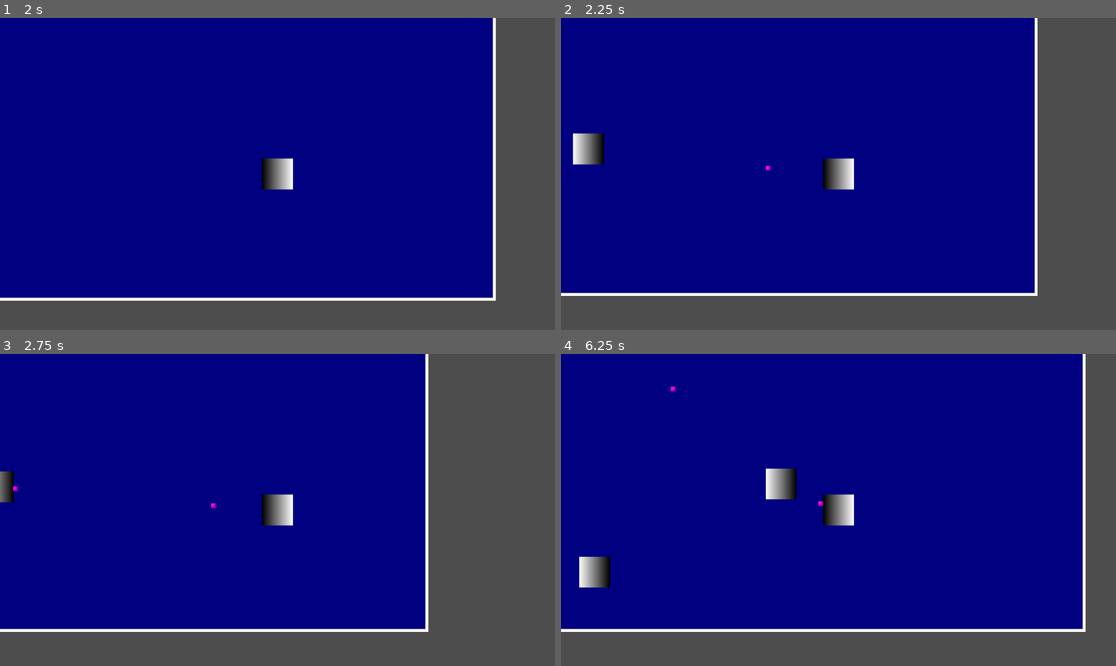
Above: before the commit, frames 1-4 (two rows, left to right).
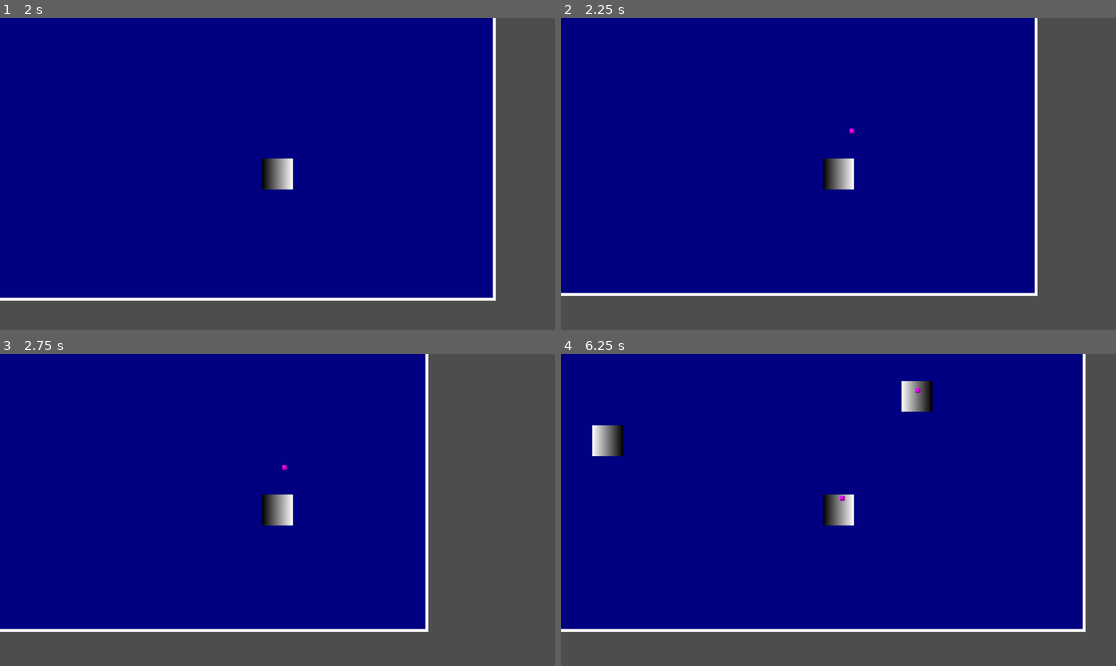
Above: after the commit, the same moments.

Repository: behrtic/axo
Game: Godot game, scene res://scenes/world/main.tscn
The game is run twice, just before and just after one commit, with the same random seed, the same clock (stepped at 60 frames per second) and the same inputs.
Inputs:
- Up to frame 1 (2 s): tap Enter at 0.5 s; hold Right (ui_right) 0.53-1.28 s; hold Down (ui_down) from 1.28 s (still down)
- Up to frame 2 (2.25 s): release Down (ui_down) at 2.03 s; hold Right (ui_right) from 2.03 s (still down)
- Up to frame 3 (2.75 s): keep holding Right (ui_right)
- Up to frame 4 (6.25 s): release Right (ui_right) at 2.78 s; hold Up (ui_up) 2.78-3.53 s; hold Left (ui_left) 3.53-5.03 s; hold Down (ui_down) 5.03-5.78 s; hold Right (ui_right) from 5.78 s (still down)

Frame 1 is identical in both runs. In frame 2, 0.6% of the frame differs, in the area x 2-53%, y 35-49%; in frame 3, 0.3%; in frame 4, 2.3%, in the area x 3-67%, y 8-75%.

Commit message:
Fixed Enemy Movement, Enemies now spawn off-cam

Diff:
--- a/scripts/enemy/enemy.gd
+++ b/scripts/enemy/enemy.gd
@@ -1,15 +1,18 @@
 extends CharacterBody2D
 
 #Basic Enemy Movement Script
-var speed = 80
-var player
+@export var speed: float = 120.0
+var player: Node2D
+
 
 func _physics_process(delta):
 
 	if player == null:
 		return
 
-	var direction = (player.global_position - global_position).normalized()
+	var direction = player.global_position - global_position
+	direction = direction.normalized()
+
 	velocity = direction * speed
 
 	move_and_slide()
--- a/scripts/systems/enemy_spawner.gd
+++ b/scripts/systems/enemy_spawner.gd
@@ -4,6 +4,7 @@
 @export var enemy_scene : PackedScene
 @export var spawn_radius = 500
 @export var spawn_rate = 2.0
+@export var arena_size: Vector2 = Vector2(1200, 800)
 
 var timer = 0
 var player
@@ -15,7 +16,7 @@
 		push_error("Player not found!")
 
 func _process(delta):
-
+	print(player)
 	timer += delta
 
 	if timer >= spawn_rate:
@@ -23,13 +24,22 @@
 		spawn_enemy()
 
 func spawn_enemy():
+		var enemy = enemy_scene.instantiate()
 
-	var enemy = enemy_scene.instantiate()
+		var side = randi() % 4
+		var spawn_pos = Vector2()
 
-	var angle = randf() * TAU
-	var pos = Vector2(cos(angle), sin(angle)) * spawn_radius
+		enemy.position = spawn_pos
+		enemy.player = player
 
-	enemy.position = player.position + pos
-	enemy.player = player
+		if side == 0:
+			spawn_pos = Vector2(-50, randf_range(0, arena_size.y)) # left
+		elif side == 1:
+			spawn_pos = Vector2(arena_size.x + 50, randf_range(0, arena_size.y))
+		elif side == 2:
+			spawn_pos = Vector2(randf_range(0, arena_size.x), -50)
+		else:
+			spawn_pos = Vector2(randf_range(0, arena_size.x), arena_size.y + 50)
 
-	add_child(enemy)
+		enemy.position = spawn_pos
+		add_child(enemy)
